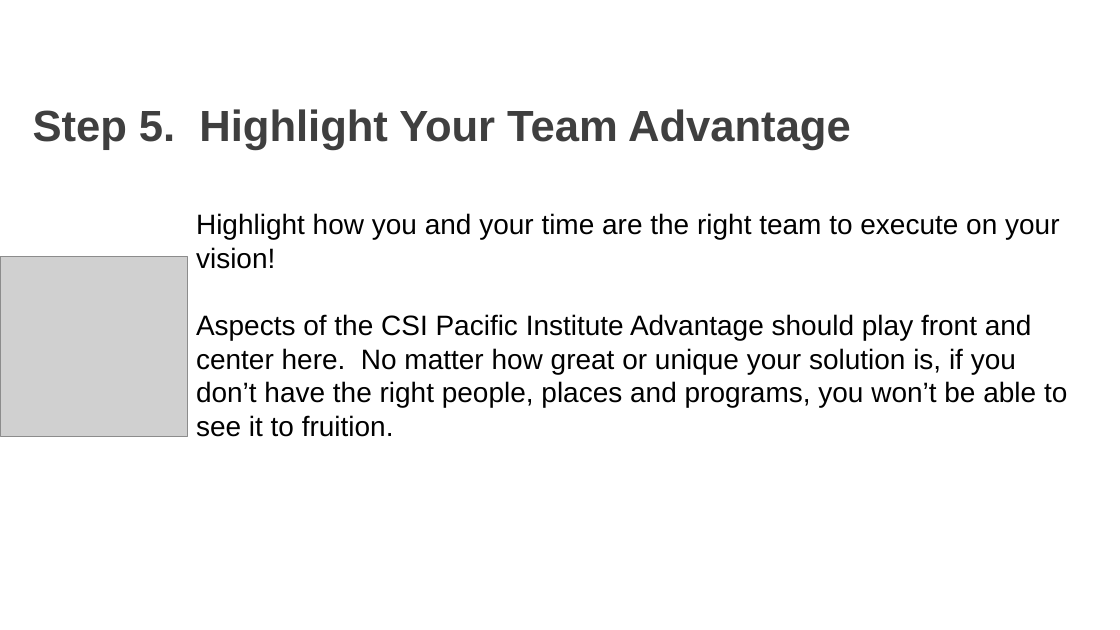
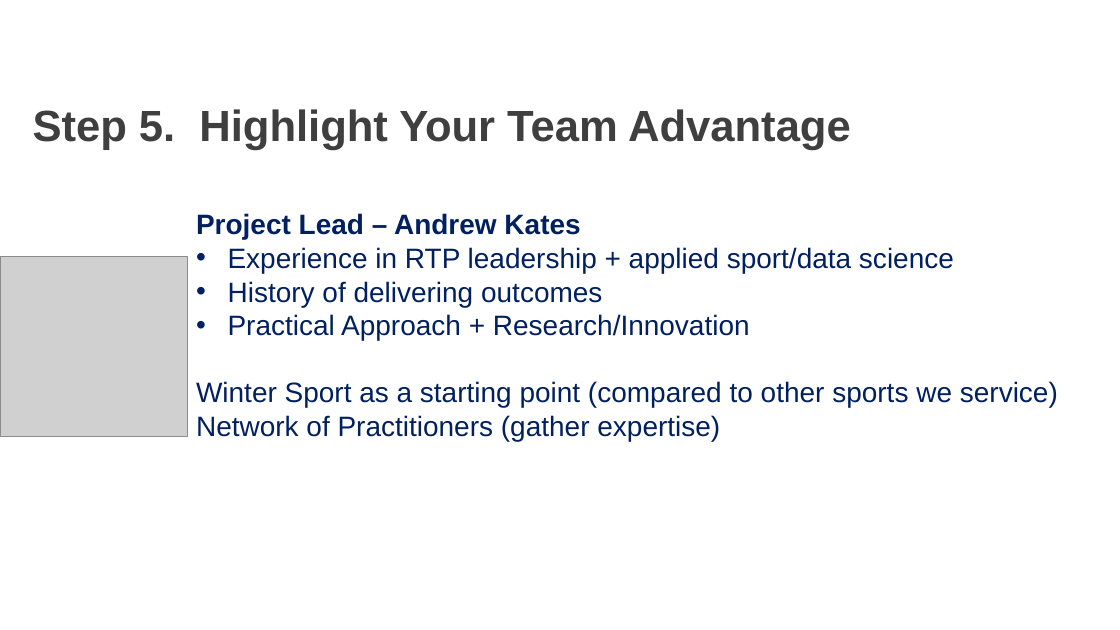
Before and after one commit to AKates717/CSI-Pacific-RTP, a slide deck: slide 6 of RTP Resources/RTP_Project_Pitch.pptx (slide 8 before the commit). Drawn at 1120x630 pixels with LibreOffice and Linux fonts; fonts in the diff are those of the drawing; grey boxes stand for pictures; background and template pictures are left out. Boxes give left, top, right and bottom in pixels: in the first picture for what was removed or moved away, otherwise in the second. Text is boxed around its words. In the diff, an @@ line names an element or a change of style, - is before the commit and + after.

```diff
--- a/RTP Resources/RTP_Project_Pitch.pptx
+++ b/RTP Resources/RTP_Project_Pitch.pptx
@@ text at <box>196,213,1058,441</box>: text changed; text colour #000000 to #002060 @@
-Highlight how you and your time are the right team to execute on your vision!
-Aspects of the CSI Pacific Institute Advantage should play front and center here. No matter how great or unique your solution is, if you don’t have the right people, places and programs, you won’t be able to see it to fruition.
+Project Lead – Andrew Kates
+• Experience in RTP leadership + applied sport/data science
+• History of delivering outcomes
+• Practical Approach + Research/Innovation
+Winter Sport as a starting point (compared to other sports we service)
+Network of Practitioners (gather expertise)
```
Also in this commit, not shown: 5 other slides changed, 2 slides removed, 40 other files.
